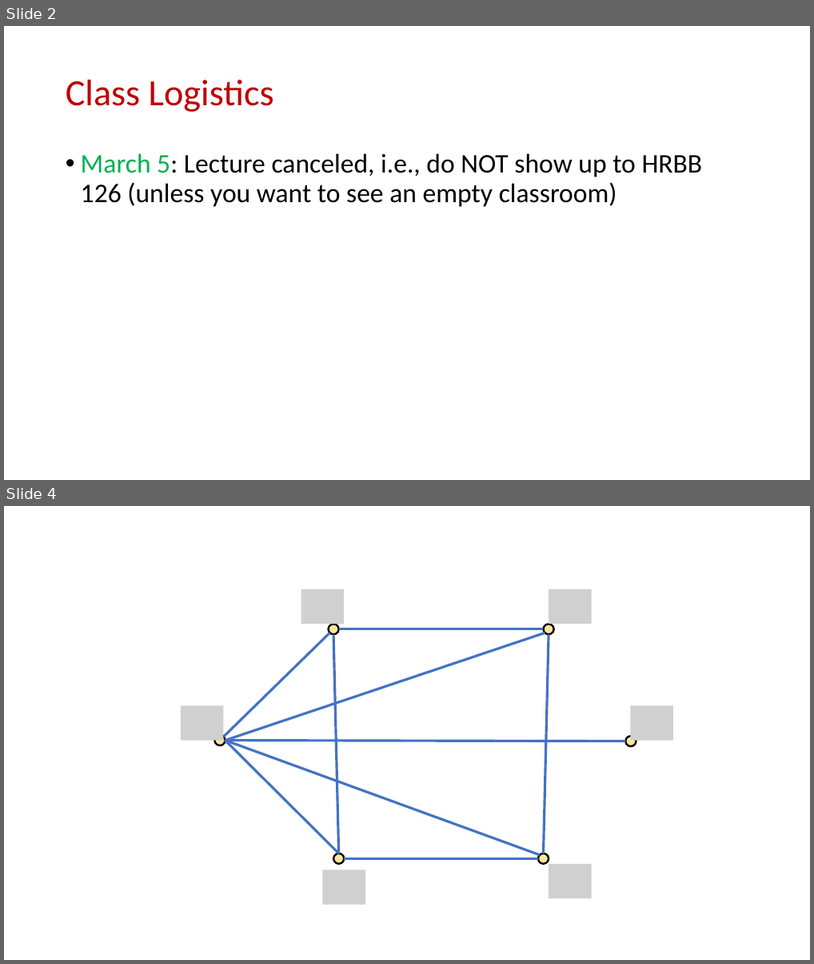
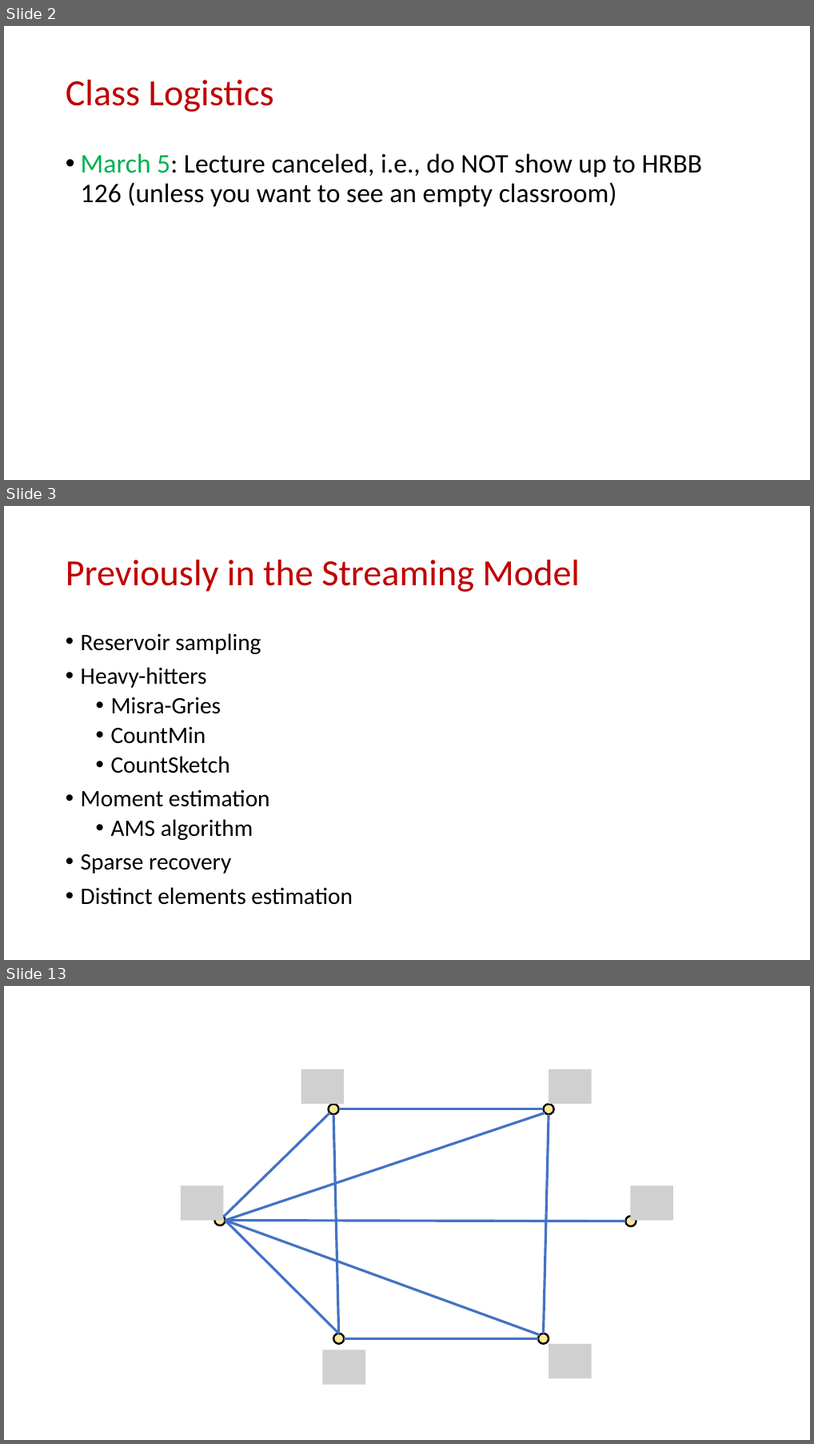
Before and after one commit to samsonzhou/samsonzhou.github.io, a slide deck: CSCE658-S24/L11.pptx. Shown one above the other, each under a label of ours: slides 2 and 4 before the commit, slides 2, 3 and 13 after it; the slides between them are not shown. The pictures are 814x964 and 814x1444 pixels, drawn with LibreOffice and Linux fonts; fonts in the diff are those of the drawing; grey boxes stand for pictures. Boxes give left, top, right and bottom in pixels: in the first picture for what was removed or moved away, otherwise in the second. Text is boxed around its words. In the diff, an @@ line names an element or a change of style, - is before the commit and + after.

```diff
--- a/CSCE658-S24/L11.pptx
+++ b/CSCE658-S24/L11.pptx
@@ slide 3 added at box(4, 506, 810, 960), background #FFFFFF @@
@@ title added at box(66, 560, 580, 592), 44 pt, text #C00000 @@
+Previously in the Streaming Model
@@ text added at box(81, 633, 353, 904), 28 pt, text #000000 @@
+• Reservoir sampling
+• Heavy-hitters
+  • Misra-Gries
+  • CountMin
+  • CountSketch
+• Moment estimation
+  • AMS algorithm
+• Sparse recovery
+• Distinct elements estimation
@@ what was slide 4 is now slide 13 @@
```
Also in this commit, not shown: 1 slide changed, 27 other slides added.
